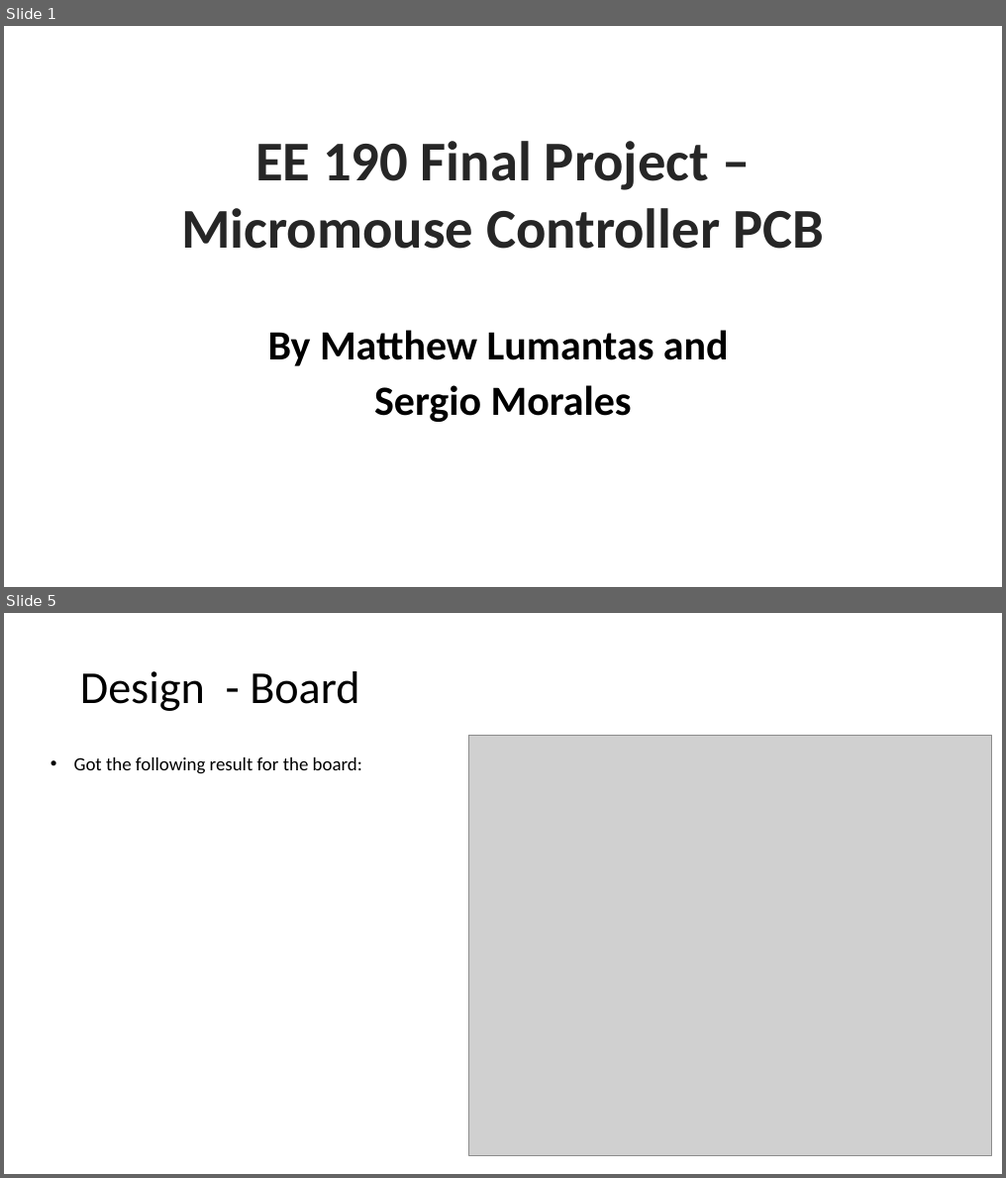
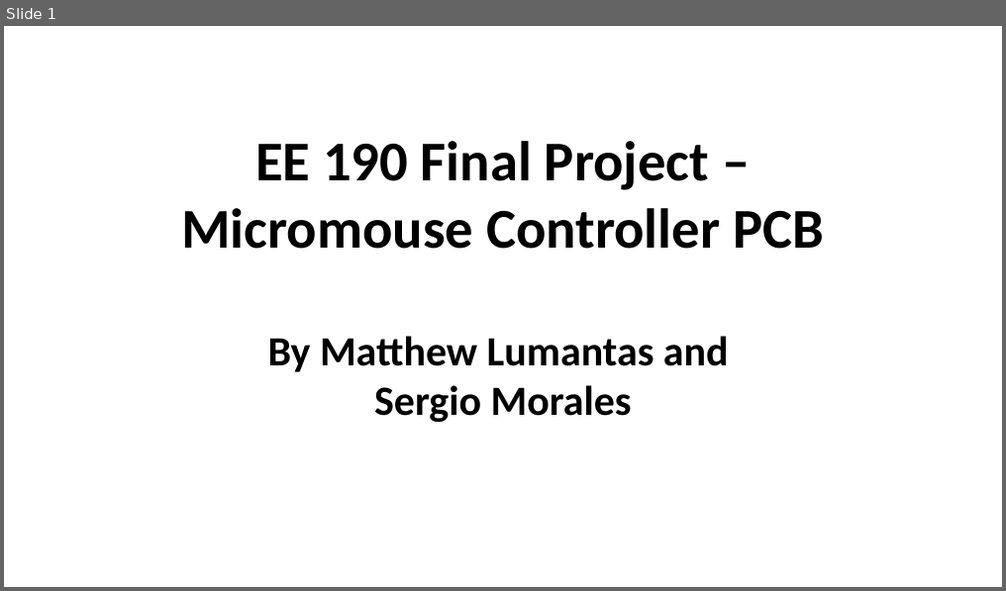
Before and after one commit to mattlumantas/ee190_final, a slide deck: Micromouse_Controller_Presentation.pptx. Shown one above the other, each under a label of ours: slides 1 and 5 before the commit, slide 1 after it; the slides between them are not shown. The pictures are 1006x1178 and 1006x591 pixels, drawn with LibreOffice and Linux fonts; fonts in the diff are those of the drawing; grey boxes stand for pictures; background and template pictures are left out. Boxes give left, top, right and bottom in pixels: in the first picture for what was removed or moved away, otherwise in the second. Text is boxed around its words. In the diff, an @@ line names an element or a change of style, - is before the commit and + after.

Commit message:
Version 1.0 of Micromouse controller 	Added capacitor values 	Arranged Labels 	Completed BoM and Presentation

```diff
--- a/Micromouse_Controller_Presentation.pptx
+++ b/Micromouse_Controller_Presentation.pptx
@@ slide 5 removed at bbox=[4, 613, 1002, 1174], background #FFFFFF @@
@@ title removed at bbox=[80, 671, 359, 711] @@
-Design - Board
@@ text removed at bbox=[74, 758, 362, 774] @@
-• Got the following result for the board:
@@ picture removed at bbox=[469, 735, 992, 1156] @@
@@ slide 1 changed as well @@
@@ text "EE 190 Final Project – ..." at bbox=[181, 141, 824, 249]: text colour #262626 to #000000, letter outline #FFFFFF 2.25 pt to none @@
@@ text "By Matthew Lumantas and" at bbox=[268, 336, 729, 422]: letter outline #FFFFFF 2.25 pt to none; line spacing 0.9 to 1; less space between paragraphs @@
```
Also in this commit, not shown: 2 other slides changed, 6 slides added, 2 other slides removed, 14 other files.
